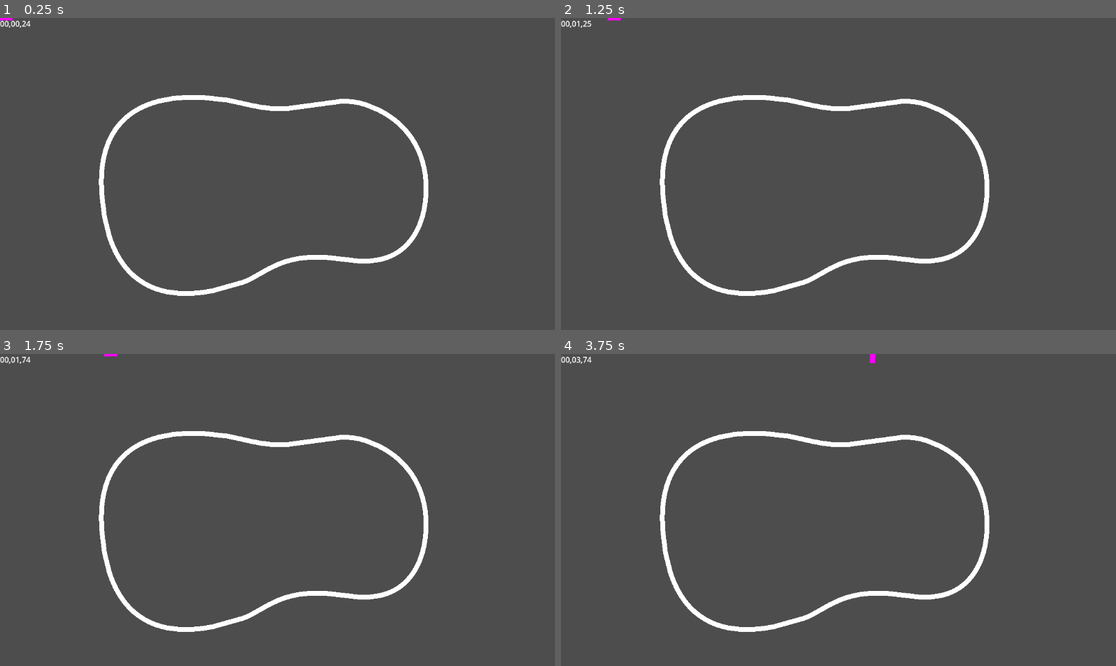
Above: before the commit, frames 1-4 (two rows, left to right).
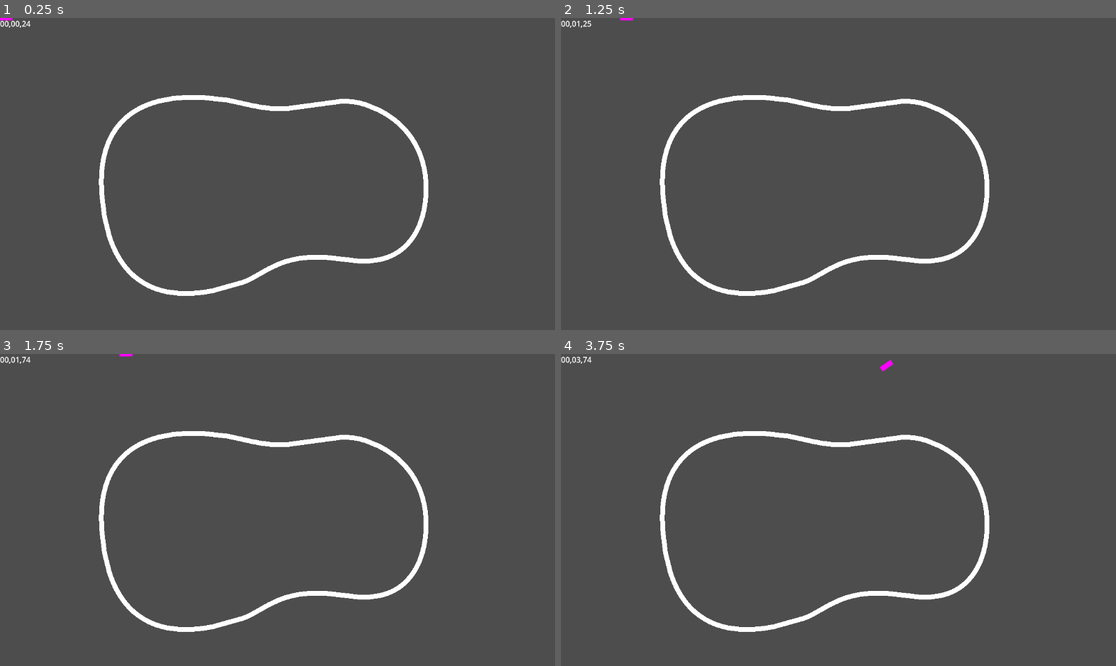
Above: after the commit, the same moments.

Repository: Timjb4235/three-brothers
Game: Godot game, scene res://scenes/main.tscn
Same seed, same stepped clock (60 frames per second), same inputs: the game is played once before the commit and once after it.
Inputs:
- Up to frame 1 (0.25 s): no input
- Up to frame 2 (1.25 s): hold Up (up) from 0.53 s (still down)
- Up to frame 3 (1.75 s): keep holding Up (up)
- Up to frame 4 (3.75 s): release Up (up) at 2.03 s; hold A (left) 2.03-3.53 s; hold Down (down) from 3.53 s (still down)

Frame 1 is identical in both runs. In frame 2, less than 0.1% of the frame differs, in the area x 8-14%, y 0-1%; in frame 3, less than 0.1%; in frame 4, less than 0.1%, in the area x 55-60%, y 0-6%.

Commit message:
Player fixed and updated
# Conflicts:
#	scenes/player.gd
#	scenes/player.tscn

Diff:
--- a/scenes/player.gd
+++ b/scenes/player.gd
@@ -1,8 +1,10 @@
 extends CharacterBody2D
 
 const initial_speed = 50
-const friction = 0.99
+const friction = 0.98
 const accel_strength = 5
+const rotation_strength = 2.5
+const max_speed = 250
 var acceleration = Vector2(0, 0)
 var rotation_input = 0
 var accel_input = 0
@@ -12,14 +14,14 @@
 func _ready():
 	velocity = Vector2(initial_speed * cos(deg_to_rad(rotation)), initial_speed * sin(deg_to_rad(rotation)))
 
-
 # Called every frame. 'delta' is the elapsed time since the previous frame.
 func _process(delta):
 	get_input()
-	rotation += rotation_input * delta
-	print(transform.x)
-	velocity *= friction
+	rotation += rotation_strength * rotation_input * delta
+	velocity *= friction ** delta
 	velocity += transform.x * accel_input
+	if velocity.length() > max_speed:
+		velocity = transform.x * max_speed
 	move_and_collide(velocity * delta)
 
 # Receives input from the player via arrow keys
Not shown: 1 places in scenes/player.tscn that only renumber resources
